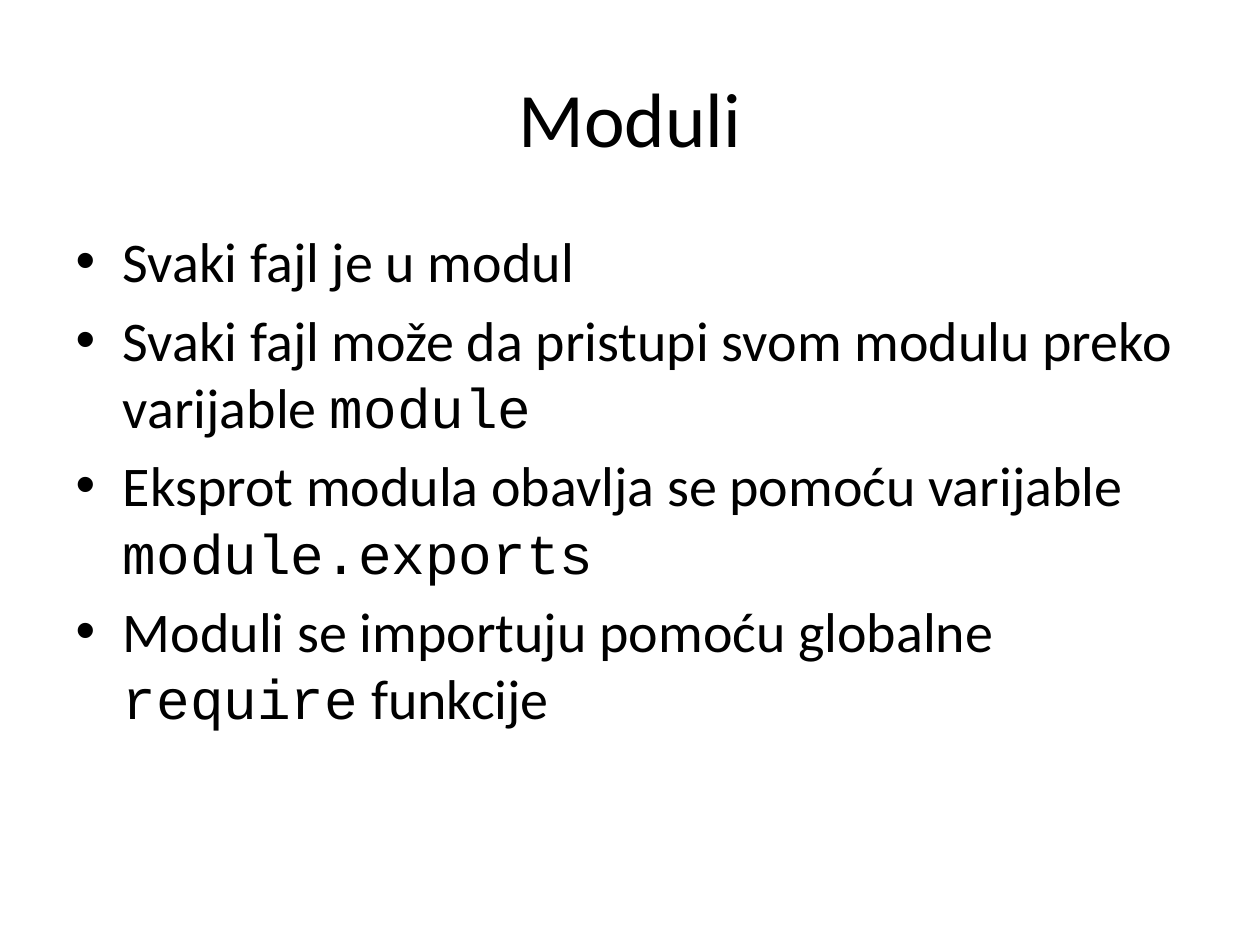
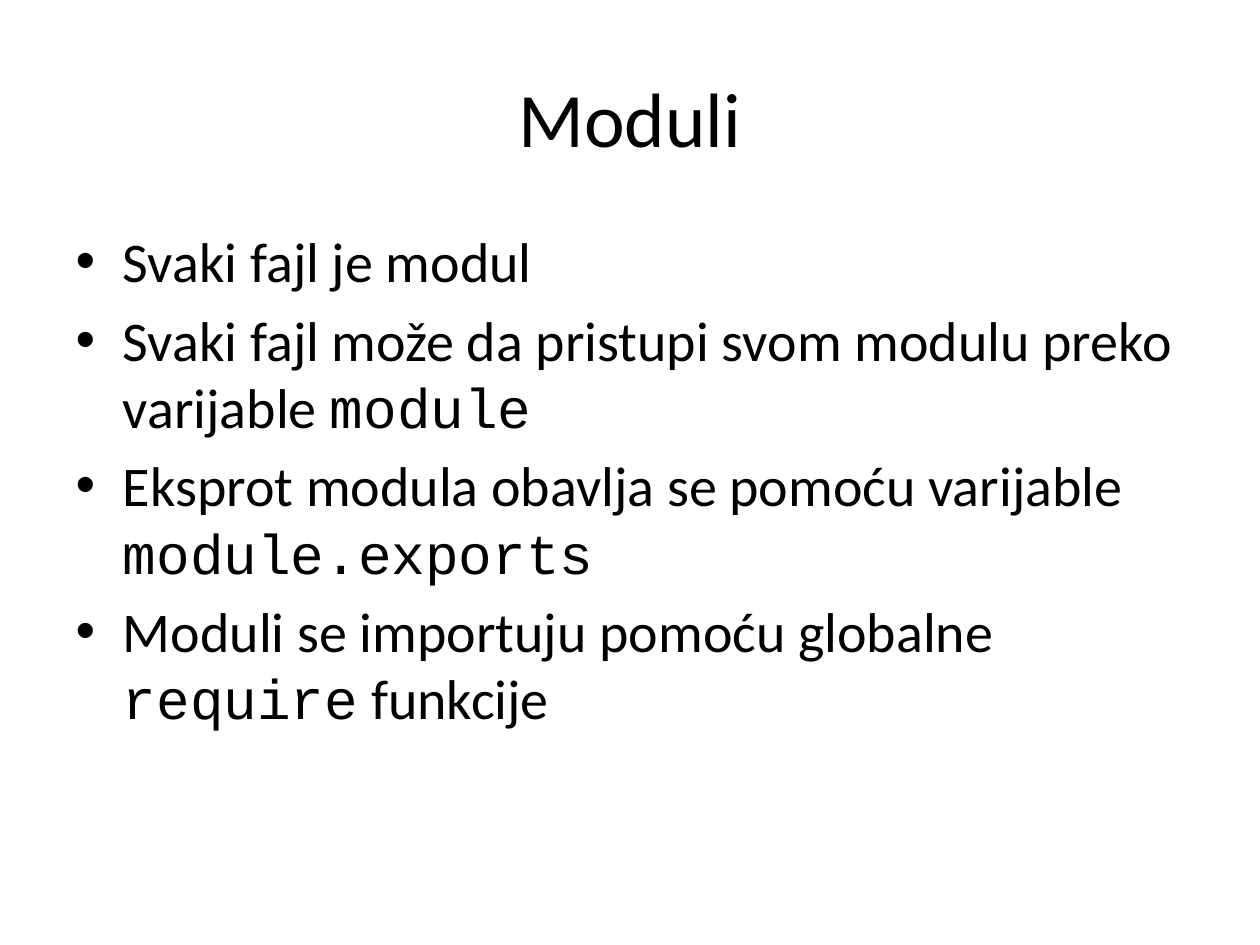
Before and after one commit to XWS2016/BackEnd, a slide deck: slide 23 of 01_Node/BackEnd_01_Node.pptx. Drawn at 1260x945 pixels with LibreOffice and Linux fonts; fonts in the diff are those of the drawing. Boxes give left, top, right and bottom in pixels: in the first picture for what was removed or moved away, otherwise in the second. Text is boxed around its words. In the diff, an @@ line names an element or a change of style, - is before the commit and + after.

```diff
--- a/01_Node/BackEnd_01_Node.pptx
+++ b/01_Node/BackEnd_01_Node.pptx
@@ text at (123, 243, 532, 292): text changed @@
-• Svaki fajl je u modul
+• Svaki fajl je modul
```
Also in this commit, not shown: 8 other slides changed, 13 other files.
